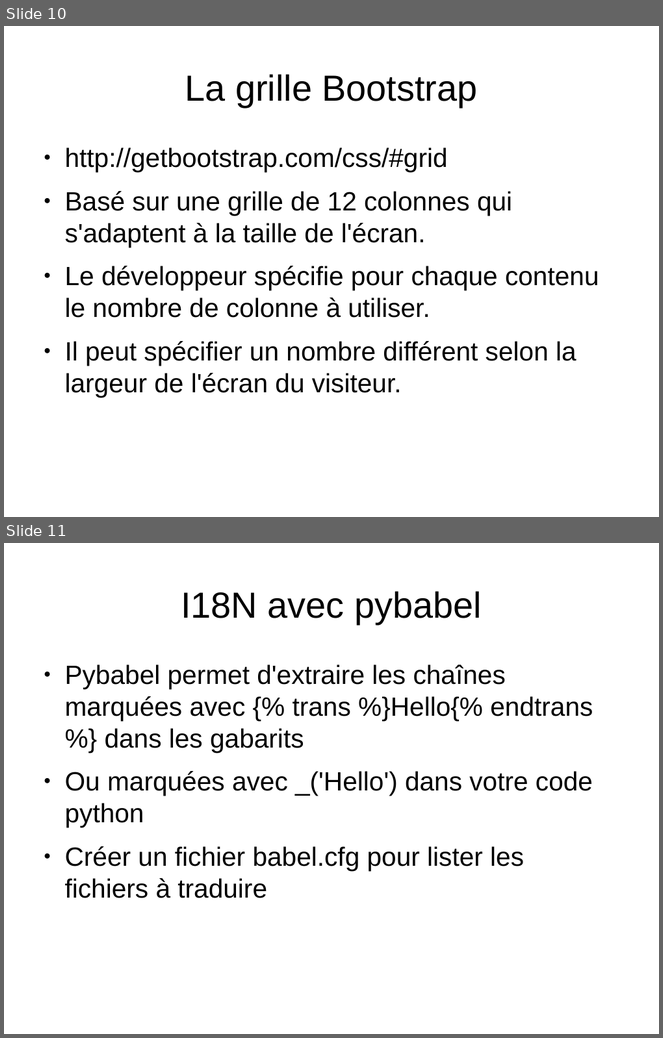
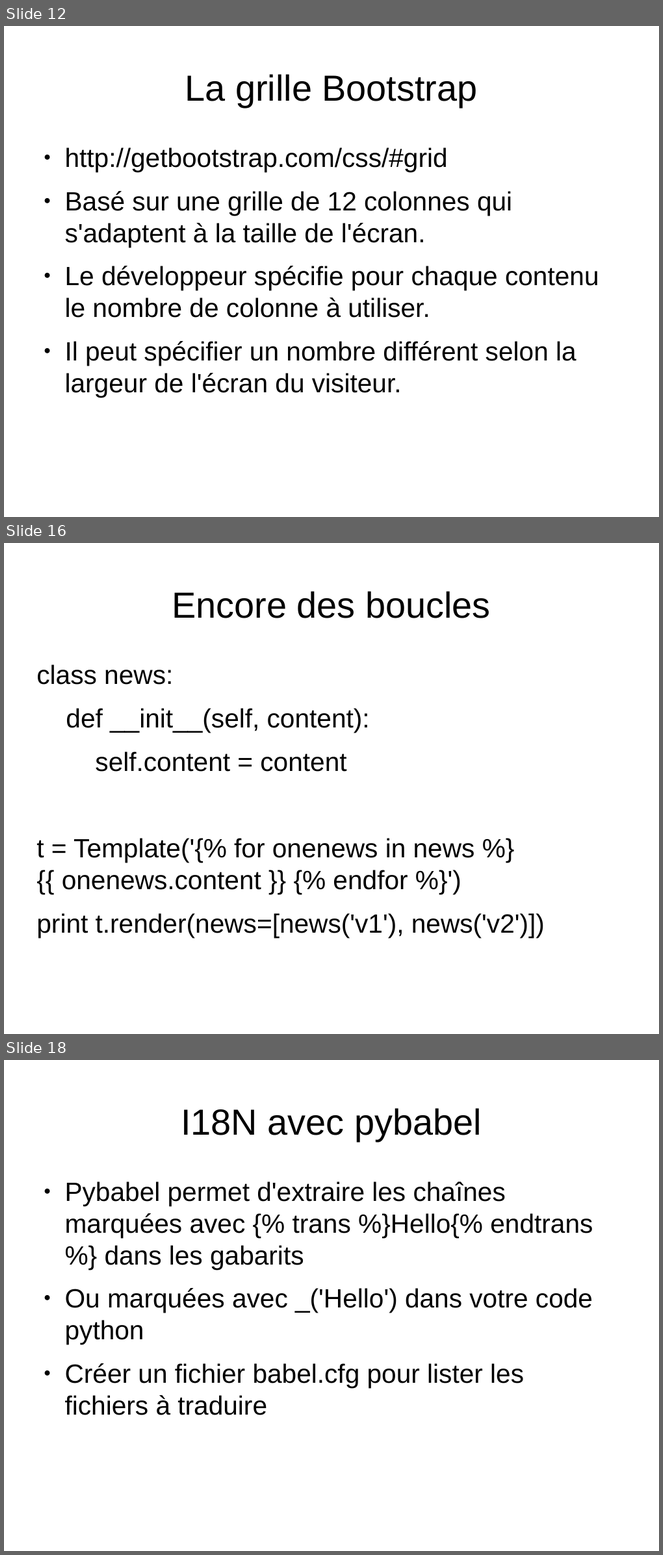
Before and after one commit to bdoin/jinja2-tutorial, a slide deck: presentation-fr.odp. Shown one above the other, each under a label of ours: slides 10 and 11 before the commit, slides 12, 16 and 18 after it; the slides between them are not shown. The pictures are 663x1038 and 663x1555 pixels, drawn with LibreOffice and Linux fonts; fonts in the diff are those of the drawing. Boxes give left, top, right and bottom in pixels: in the first picture for what was removed or moved away, otherwise in the second. Text is boxed around its words. In the diff, an @@ line names an element or a change of style, - is before the commit and + after.

```diff
--- a/presentation-fr.odp
+++ b/presentation-fr.odp
@@ slide 16 added at <box>4,543,659,1034</box>, background #FFFFFF @@
@@ title added at <box>172,591,491,618</box>, 44 pt, text #000000 @@
+Encore des boucles
@@ text added at <box>36,665,545,938</box>, 32 pt, text #000000 @@
+class news:
+def __init__(self, content):
+self.content = content
+t = Template('{% for onenews in news %}{{ onenews.content }} {% endfor %}')
+print t.render(news=[news('v1'), news('v2')])
@@ what was slide 10 is now slide 12 @@
@@ what was slide 11 is now slide 18 @@
```
Also in this commit, not shown: 4 slides changed, 7 other slides added, 10 other files.
